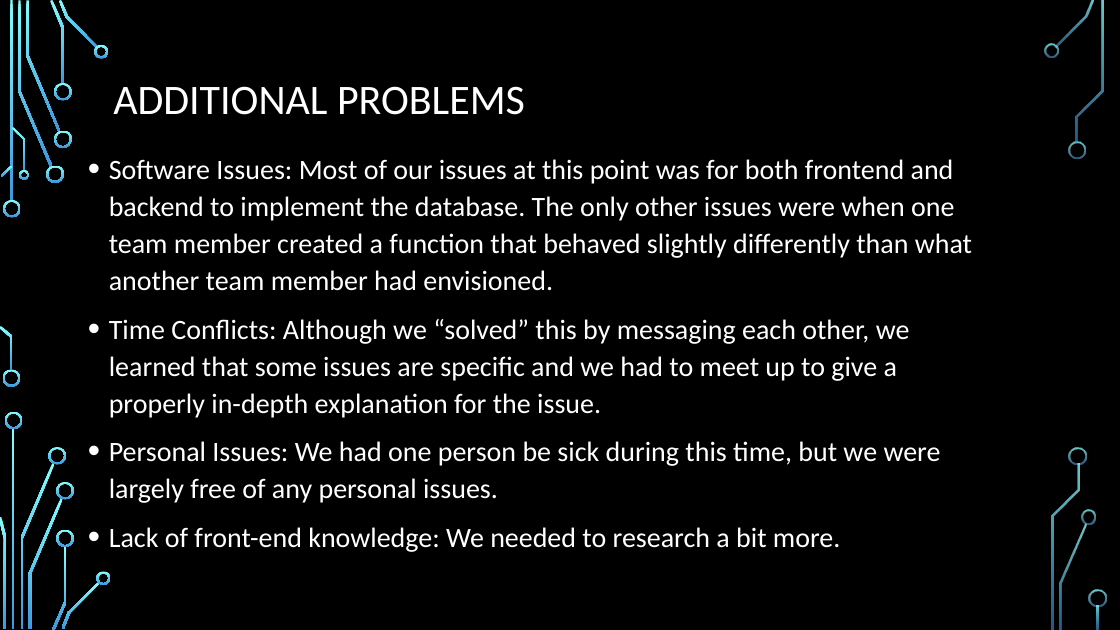
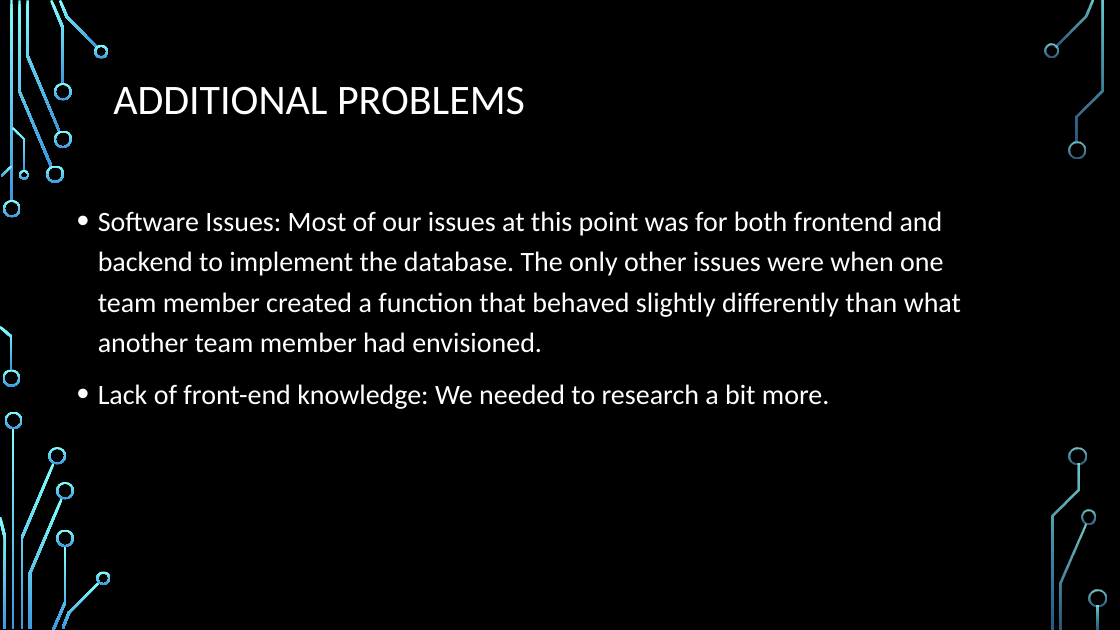
Before and after one commit to signm4/moneyMgmt_cs4398, a slide deck: slide 5 of FInal Presentation.pptx. Drawn at 1120x630 pixels with LibreOffice and Linux fonts; fonts in the diff are those of the drawing; background and template pictures are left out. Boxes give left, top, right and bottom in pixels: in the first picture for what was removed or moved away, otherwise in the second. Text is boxed around its words. In the diff, an @@ line names an element or a change of style, - is before the commit and + after.

Commit message:
Updated Presentation

```diff
--- a/FInal Presentation.pptx
+++ b/FInal Presentation.pptx
@@ text "Software Issues: Most of our ...": place and size @@
-text "Software Issues: Most of our ..." at [109,159,972,552]
+text "Software Issues: Most of our ..." at [98,211,961,409]
@@ text "Software Issues: Most of our ..." at [98,211,961,409]: line spacing 1.1 to 1.2 @@
@@ text at [109,319,941,503]: paragraphs removed @@
-• Time Conflicts: Although we “solved” this by messaging each other, we learned that some issues are specific and we had to meet up to give a properly in-depth explanation for the issue.
-• Personal Issues: We had one person be sick during this time, but we were largely free of any personal issues.
```
Also in this commit, not shown: 1 other slide changed, 1 slide added, 1 slide removed.
